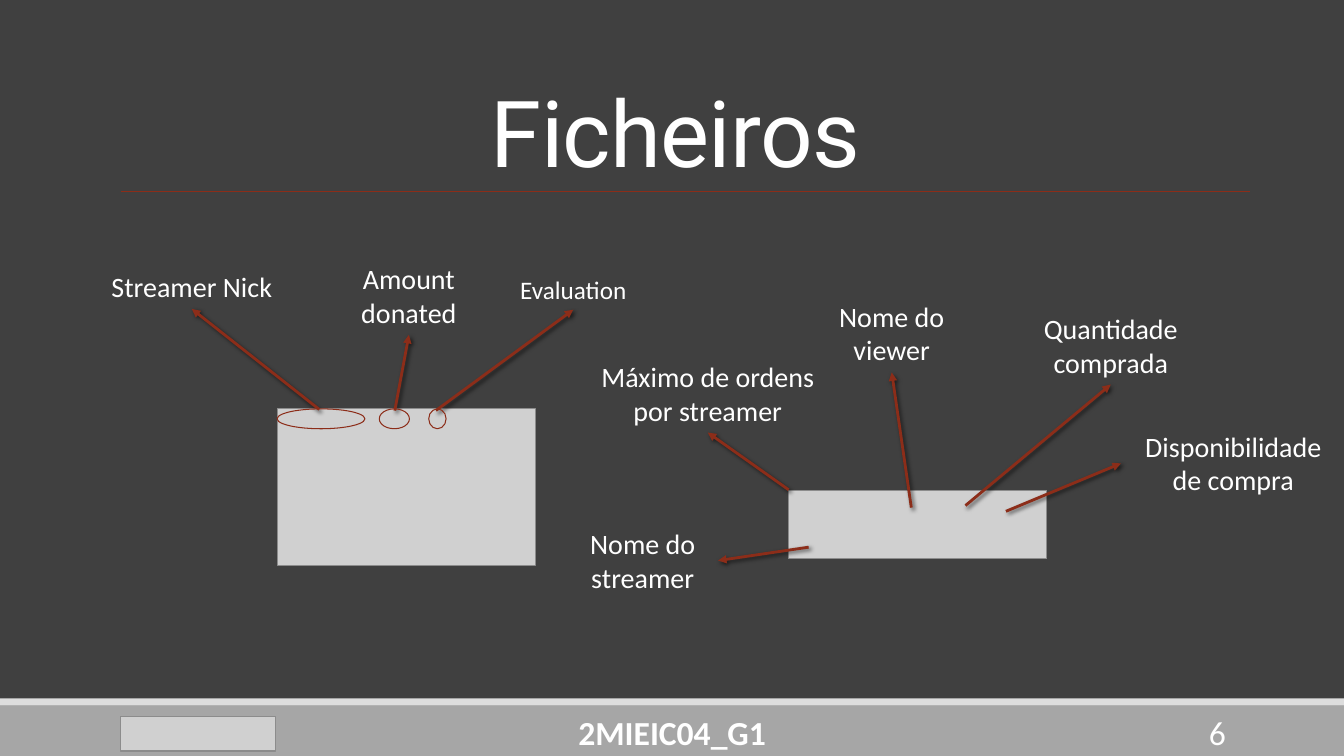
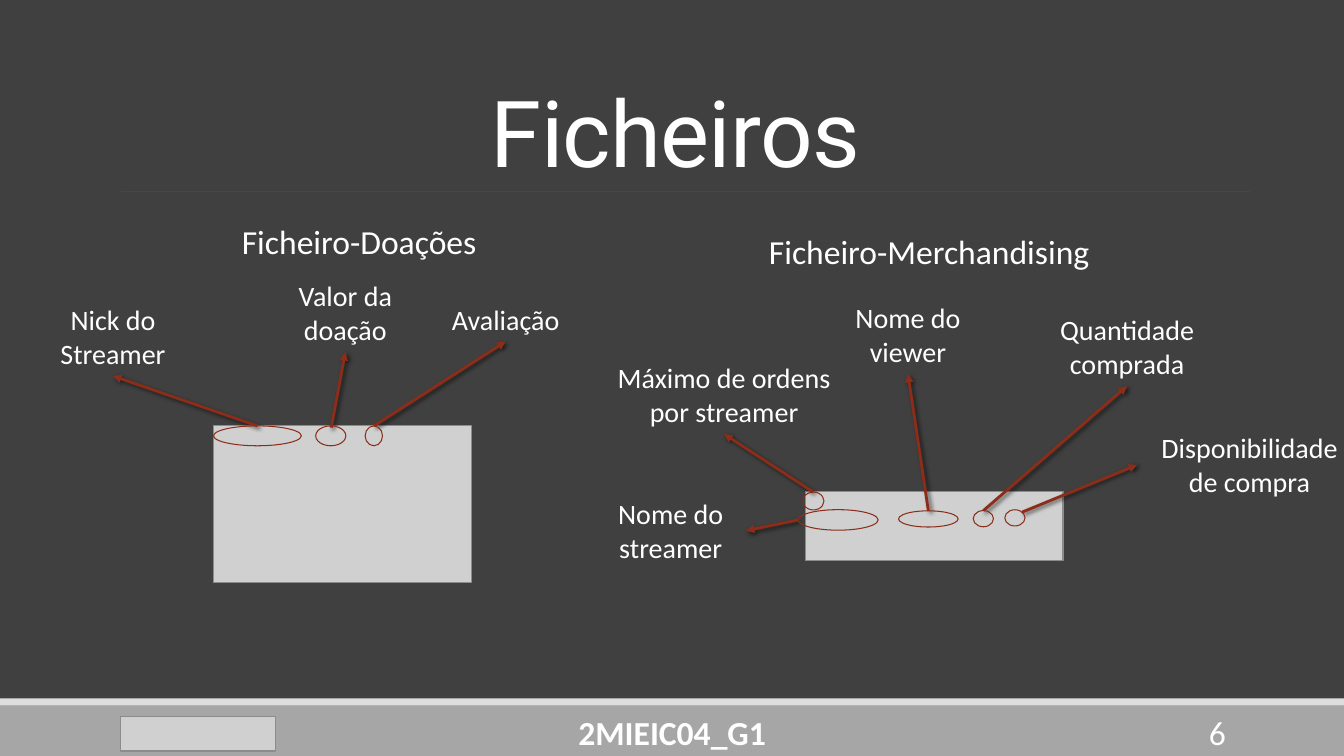
Before and after one commit to DoStini/FEUP-AEDA-proj, a slide deck: slide 6 of StreamZ__P2.pptx. Drawn at 1344x756 pixels with LibreOffice and Linux fonts; fonts in the diff are those of the drawing; grey boxes stand for pictures. Boxes give left, top, right and bottom in pixels: in the first picture for what was removed or moved away, otherwise in the second. Text is boxed around its words. In the diff, an @@ line names an element or a change of style, - is before the commit and + after.

```diff
--- a/StreamZ__P2.pptx
+++ b/StreamZ__P2.pptx
@@ text added at (242, 230, 477, 260), 24 pt, text #FFFFFF @@
+Ficheiro-Doações
@@ text added at (769, 240, 1089, 270), 24 pt, text #FFFFFF @@
+Ficheiro-Merchandising
@@ text at (299, 286, 392, 345): text changed @@
-Amount donated
+Valor da doação
@@ text at (60, 310, 165, 364): text changed @@
-Streamer Nick
+Nick do Streamer
@@ text at (452, 310, 559, 335): text changed; size 18 to 20 pt @@
-Evaluation
+Avaliação
@@ 3 ellipses, 1 picture, 1 arrow: place and size @@
-3 ellipses, 1 picture, 1 arrow at (277, 335, 535, 566)
+3 ellipses, 1 picture, 1 arrow at (214, 352, 472, 583)
@@ arrow moved from (437, 410) - (574, 310) to (374, 426) - (506, 342) @@
@@ arrow moved from (320, 409) - (192, 310) to (257, 426) - (113, 376) @@
@@ 4 texts, 2 arrows, 1 picture: place and size @@
-4 texts, 2 arrows, 1 picture at (601, 307, 1321, 559)
+4 texts, 2 arrows, 1 picture at (618, 308, 1337, 561)
@@ arrow moved from (966, 506) - (1111, 384) to (984, 511) - (1127, 386) @@
@@ arrow moved from (788, 490) - (708, 433) to (814, 492) - (724, 435) @@
@@ text "Nome do streamer": place and size @@
-text "Nome do streamer" at (590, 534, 695, 588)
+text "Nome do streamer" at (618, 504, 723, 558)
@@ ellipse added at (803, 492, 824, 510), outline #8C2D19 0.75 pt @@
@@ arrow moved from (809, 547) - (718, 561) to (799, 520) - (746, 530) @@
@@ ellipse added at (799, 510, 878, 530), outline #8C2D19 0.75 pt @@
@@ ellipse added at (898, 511, 958, 527), outline #8C2D19 0.75 pt @@
@@ ellipse added at (974, 511, 994, 527), outline #8C2D19 0.75 pt @@
@@ ellipse added at (1005, 510, 1025, 526), outline #8C2D19 0.75 pt @@
```
Also in this commit, not shown: 1 other slide changed.
